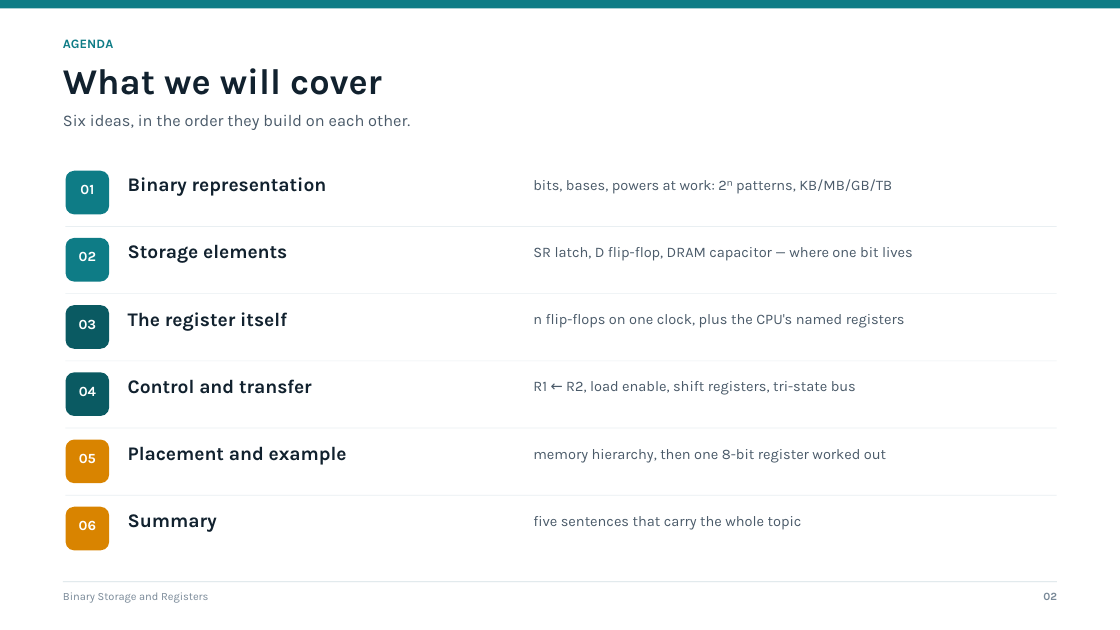
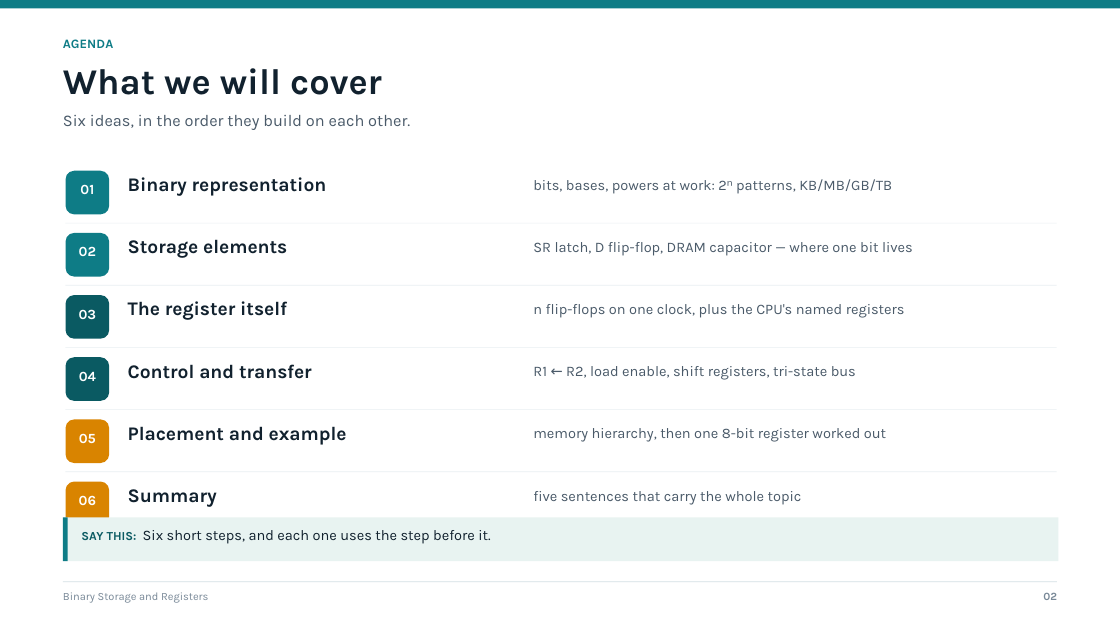
Before and after one commit to abhigyant167/LabNexus, a slide deck: slide 2 of presentations/coa/Binary_Storage_and_Registers_8slides_COA.pptx. Drawn at 1120x630 pixels with LibreOffice and Linux fonts; fonts in the diff are those of the drawing. Boxes give left, top, right and bottom in pixels: in the first picture for what was removed or moved away, otherwise in the second. Text is boxed around its words. In the diff, an @@ line names an element or a change of style, - is before the commit and + after.

```diff
--- a/presentations/coa/Binary_Storage_and_Registers_8slides_COA.pptx
+++ b/presentations/coa/Binary_Storage_and_Registers_8slides_COA.pptx
@@ 3 texts, 1 rectangle, 1 rounded rectangle: place and size @@
-3 texts, 1 rectangle, 1 rounded rectangle at [66,226,1057,281]
+3 texts, 1 rectangle, 1 rounded rectangle at [66,223,1057,276]
@@ 3 texts, 1 rectangle, 1 rounded rectangle: place and size @@
-3 texts, 1 rectangle, 1 rounded rectangle at [66,293,1057,349]
+3 texts, 1 rectangle, 1 rounded rectangle at [66,285,1057,339]
@@ 3 texts, 1 rectangle, 1 rounded rectangle: place and size @@
-3 texts, 1 rectangle, 1 rounded rectangle at [66,360,1057,416]
+3 texts, 1 rectangle, 1 rounded rectangle at [66,347,1057,401]
@@ 3 texts, 1 rectangle, 1 rounded rectangle: place and size @@
-3 texts, 1 rectangle, 1 rounded rectangle at [66,428,1057,483]
+3 texts, 1 rectangle, 1 rounded rectangle at [66,409,1057,463]
@@ 3 texts, 1 rectangle, 1 rounded rectangle: place and size @@
-3 texts, 1 rectangle, 1 rounded rectangle at [66,495,1057,550]
+3 texts, 1 rectangle, 1 rounded rectangle at [66,471,1057,525]
@@ rectangle added at [63,518,1059,561], fill #E8F3F1 @@
@@ rectangle added at [63,518,68,561], fill #0E7C86 @@
@@ text added at [81,530,490,544], 12.5 pt, text #11212E @@
+SAY THIS: Six short steps, and each one uses the step before it.
```
Also in this commit, not shown: 6 other slides changed, 7 other files.
